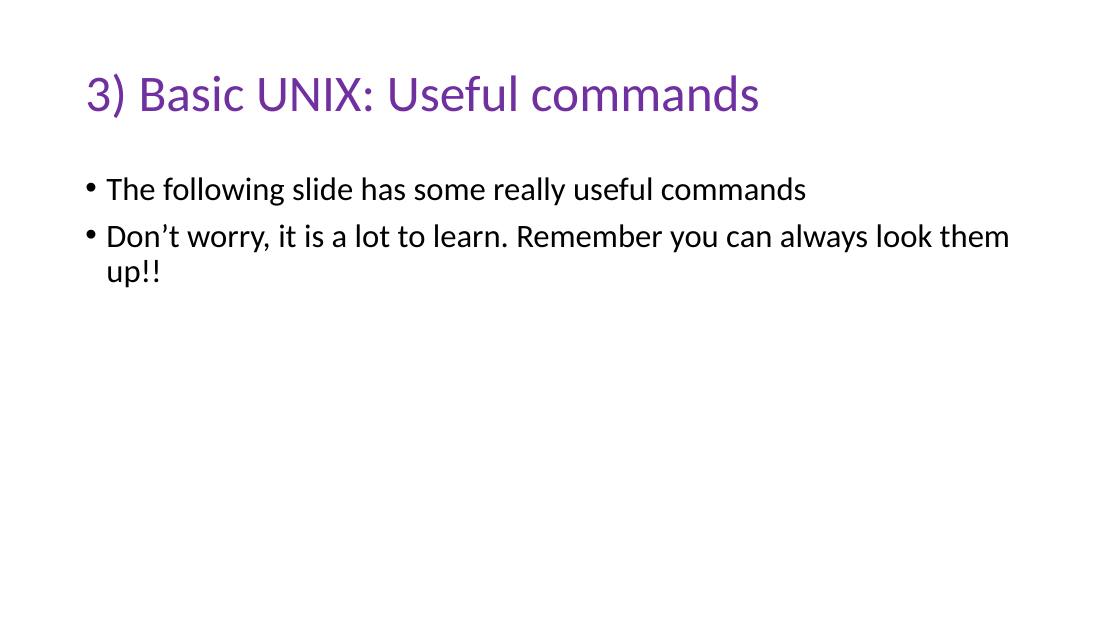
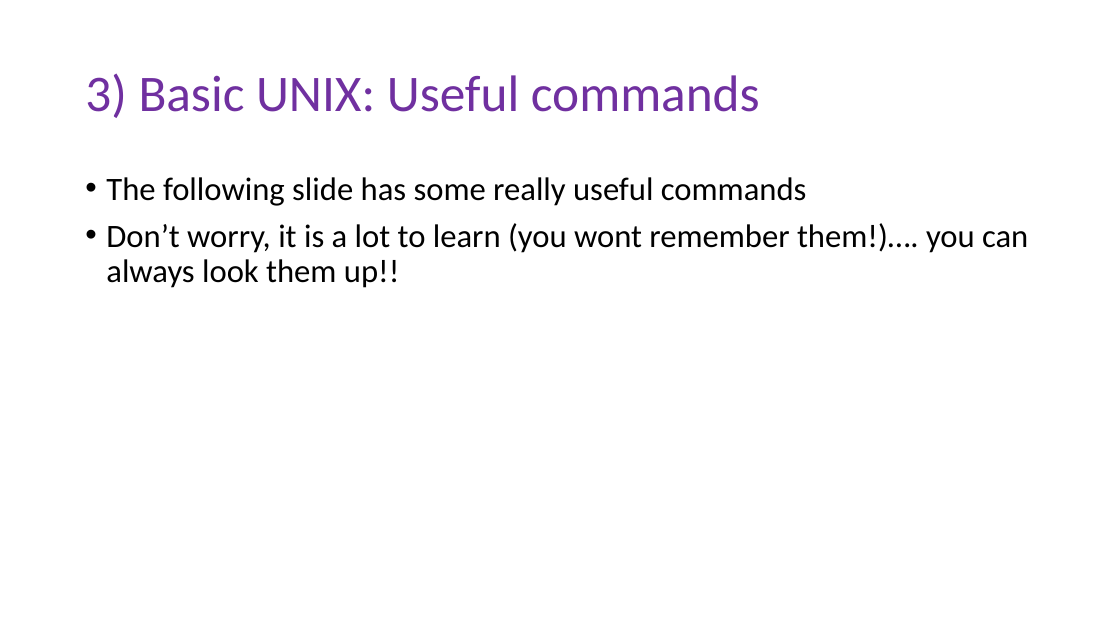
Before and after one commit to peterthorpe5/Sys_admin, a slide deck: slide 1 of cluster_course/powerpoint/3_basic_UNIX.pptx. Drawn at 1120x630 pixels with LibreOffice and Linux fonts; fonts in the diff are those of the drawing. Boxes give left, top, right and bottom in pixels: in the first picture for what was removed or moved away, otherwise in the second. Text is boxed around its words. In the diff, an @@ line names an element or a change of style, - is before the commit and + after.

```diff
--- a/cluster_course/powerpoint/3_basic_UNIX.pptx
+++ b/cluster_course/powerpoint/3_basic_UNIX.pptx
@@ text at box(106, 223, 1028, 288): text changed @@
-• Don’t worry, it is a lot to learn. Remember you can always look them up!!
+• Don’t worry, it is a lot to learn (you wont remember them!)…. you can always look them up!!
```
Also in this commit, not shown: 4 other slides changed, 1 slide added, 1 other file.
